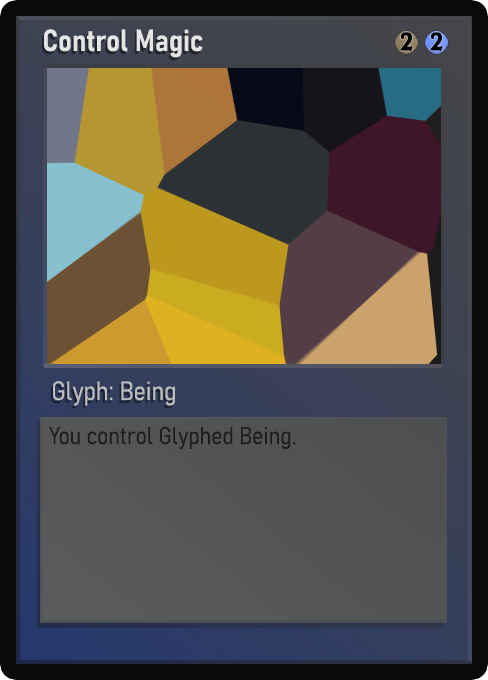
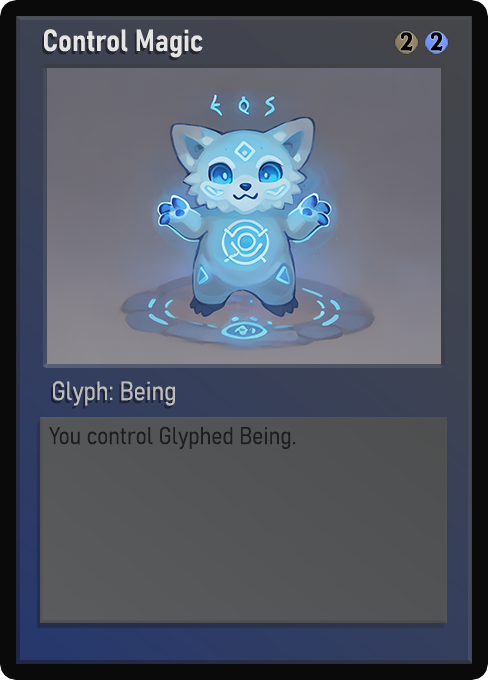
Comparing the layer stacks of the two w=488, h=680 images. Changes:
painted on "Name" over (44, 30, 203, 57)
painted on "Class" over (53, 381, 175, 406)
painted on "Desc_norm" over (59, 427, 291, 450)
painted on "Artwork" over (47, 68, 441, 364)
